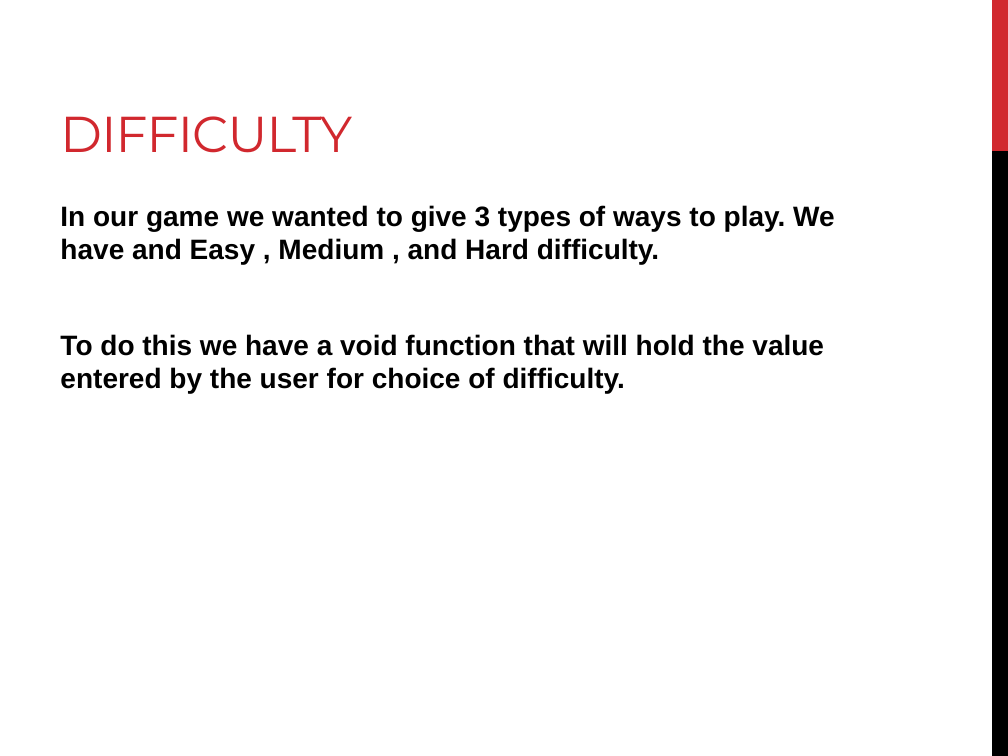
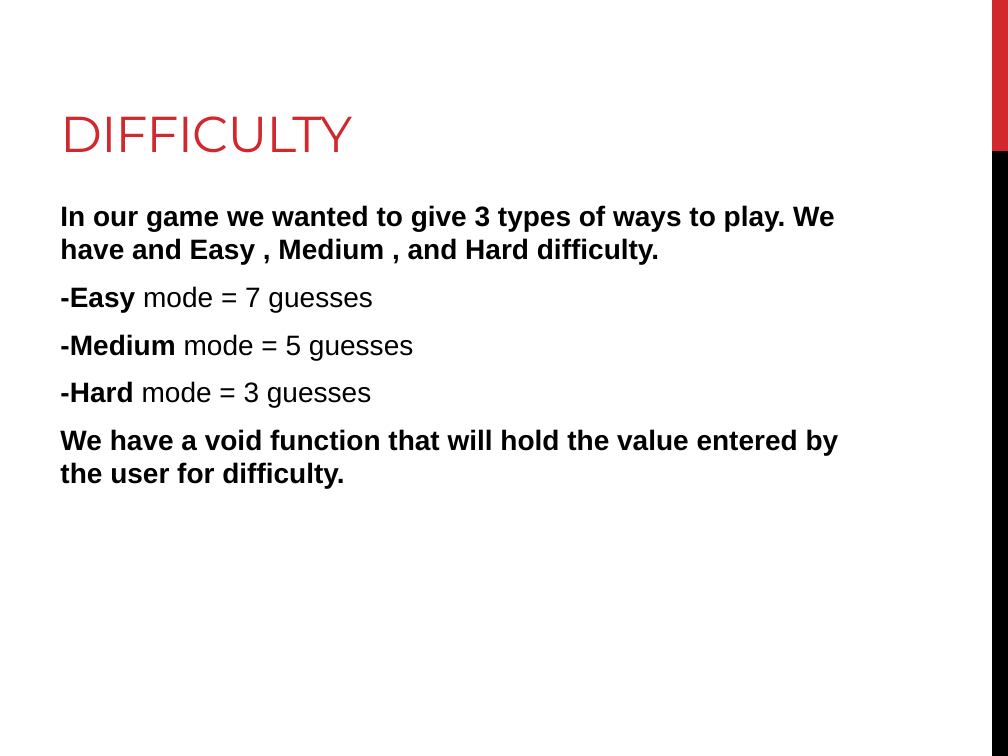
Before and after one commit to pnbrown/Number-Guesser, a slide deck: slide 9 of Presentation For Final Project C++ CIS27.pptx (slide 6 before the commit). Drawn at 1008x756 pixels with LibreOffice and Linux fonts; fonts in the diff are those of the drawing. Boxes give left, top, right and bottom in pixels: in the first picture for what was removed or moved away, otherwise in the second. Text is boxed around its words. In the diff, an @@ line names an element or a change of style, - is before the commit and + after.

```diff
--- a/Presentation For Final Project C++ CIS27.pptx
+++ b/Presentation For Final Project C++ CIS27.pptx
@@ text at <box>60,286,839,489</box>: text changed @@
-To do this we have a void function that will hold the value entered by the user for choice of difficulty.
+-Easy mode = 7 guesses
+-Medium mode = 5 guesses
+-Hard mode = 3 guesses
+We have a void function that will hold the value entered by the user for difficulty.
```
Also in this commit, not shown: 3 other slides changed, 4 slides added.
